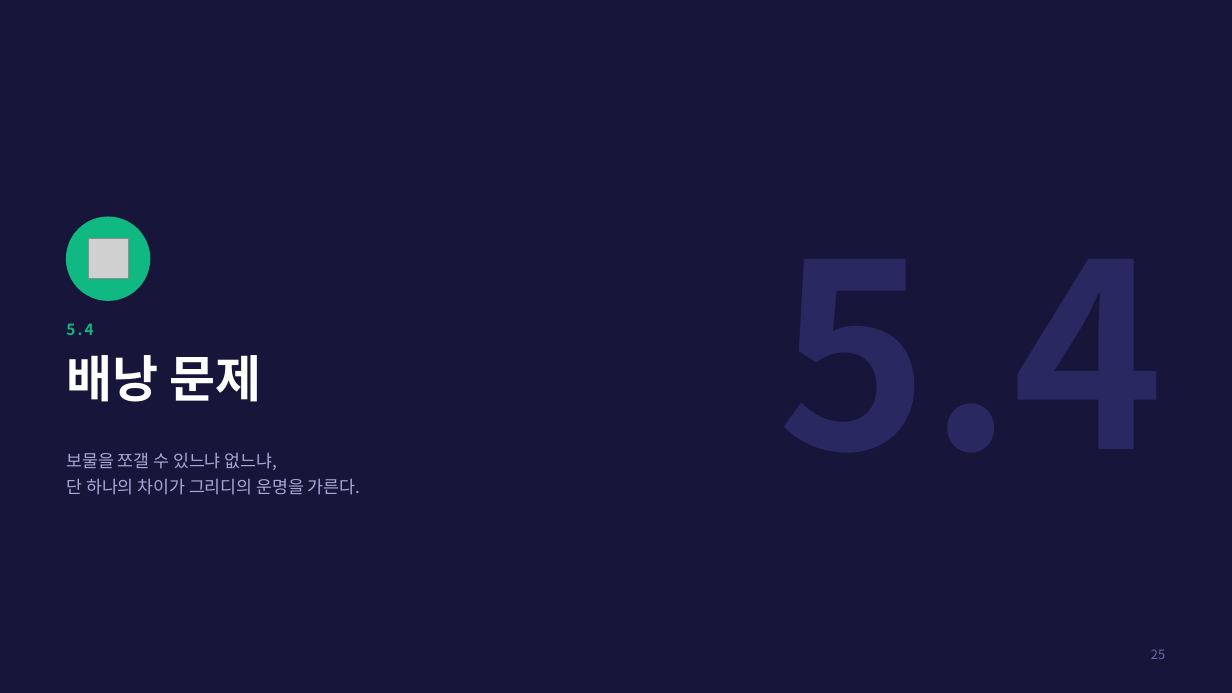
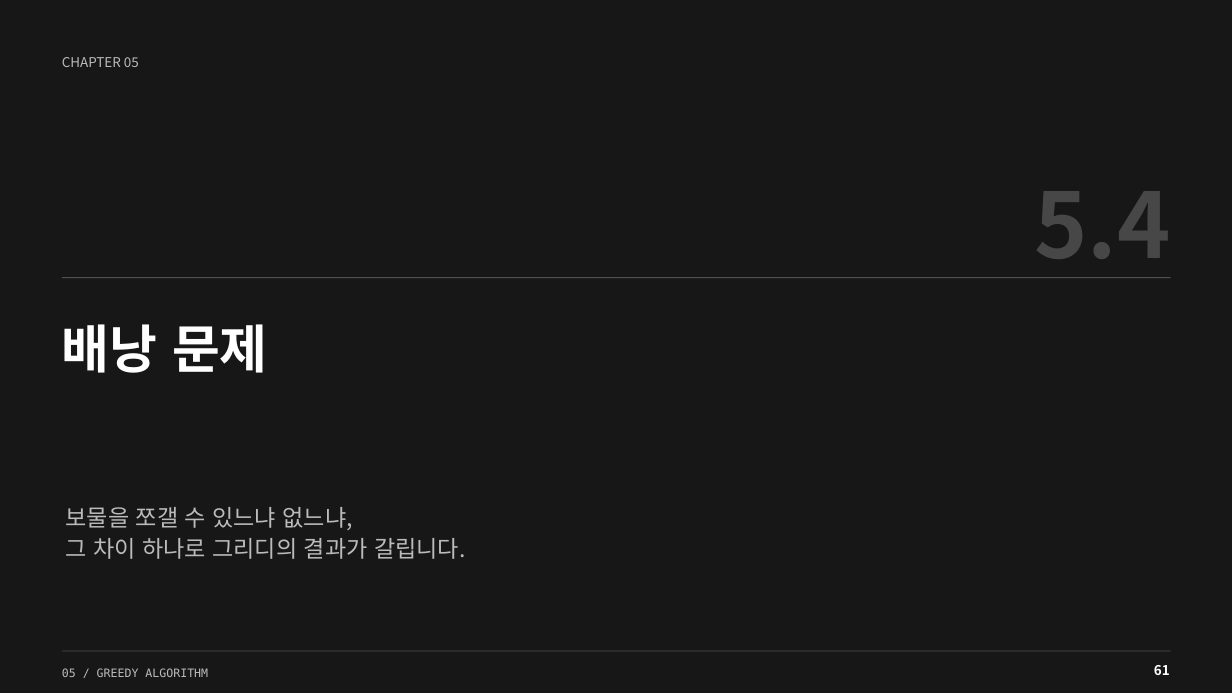
Before and after one commit to Sangdon-Park/Sangdon-Park.github.io, a slide deck: slide 61 of data/알고리즘/5장_그리디_알고리즘.pptx (slide 25 before the commit). Drawn at 1232x693 pixels with LibreOffice and Linux fonts; fonts in the diff are those of the drawing; grey boxes stand for pictures. Boxes give left, top, right and bottom in pixels: in the first picture for what was removed or moved away, otherwise in the second. Text is boxed around its words. In the diff, an @@ line names an element or a change of style, - is before the commit and + after.

```diff
--- a/data/알고리즘/5장_그리디_알고리즘.pptx
+++ b/data/알고리즘/5장_그리디_알고리즘.pptx
@@ background #17163A to #171717 @@
@@ text added at [62, 57, 139, 67], 10.5 pt, text #BBBBBB @@
+CHAPTER 05
@@ text "5.4": place and size @@
-text "5.4" at [66, 323, 93, 335]
+text "5.4" at [1035, 191, 1171, 278]
@@ text "5.4" at [1035, 191, 1171, 278]: size 12 to 70.5 pt, text colour #10B981 to #474747, letter spacing 1.6 to 0 pt; alignment left to right; vertical alignment middle to top @@
@@ ellipse removed at [67, 217, 150, 300] @@
@@ picture removed at [88, 238, 128, 278] @@
@@ rectangle added at [62, 277, 1171, 278], fill #505050 @@
@@ text "배낭 문제": place and size @@
-text "배낭 문제" at [66, 355, 262, 402]
+text "배낭 문제" at [62, 324, 268, 373]
@@ text "배낭 문제" at [62, 324, 268, 373]: size 39 to 40.5 pt @@
@@ text at [66, 507, 353, 530]: size 13.5 to 18 pt, text colour #A9A7D6 to #BBBBBB in "보물을 쪼갤 수 있느냐 없느냐,"; line spacing 1.25 to 1.1 @@
@@ text "보물을 쪼갤 수 있느냐 없느냐,": place and size @@
-text "보물을 쪼갤 수 있느냐 없느냐," at [66, 452, 361, 495]
+text "보물을 쪼갤 수 있느냐 없느냐," at [66, 507, 465, 559]
@@ text at [66, 538, 465, 559]: text changed; size 13.5 to 18 pt; text colour #A9A7D6 to #BBBBBB @@
-단 하나의 차이가 그리디의 운명을 가른다.
+그 차이 하나로 그리디의 결과가 갈립니다.
@@ rectangle added at [62, 651, 1171, 652], fill #505050 @@
@@ text removed at [1151, 649, 1165, 659] @@
-25
@@ text added at [62, 668, 208, 677], 9 pt, text #BBBBBB @@
+05 / GREEDY ALGORITHM
@@ text added at [1154, 665, 1170, 675], 10.5 pt, text #FFFFFF, bold @@
+61
```
Also in this commit, not shown: 10 other slides changed, 186 slides added, 59 slides removed, 4 other files.
